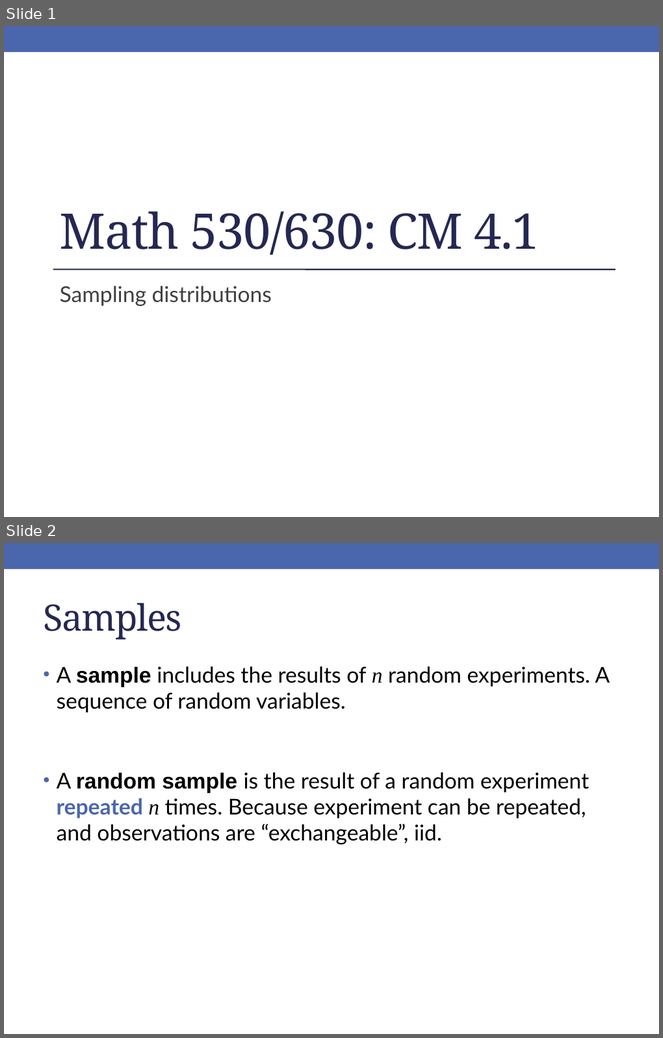
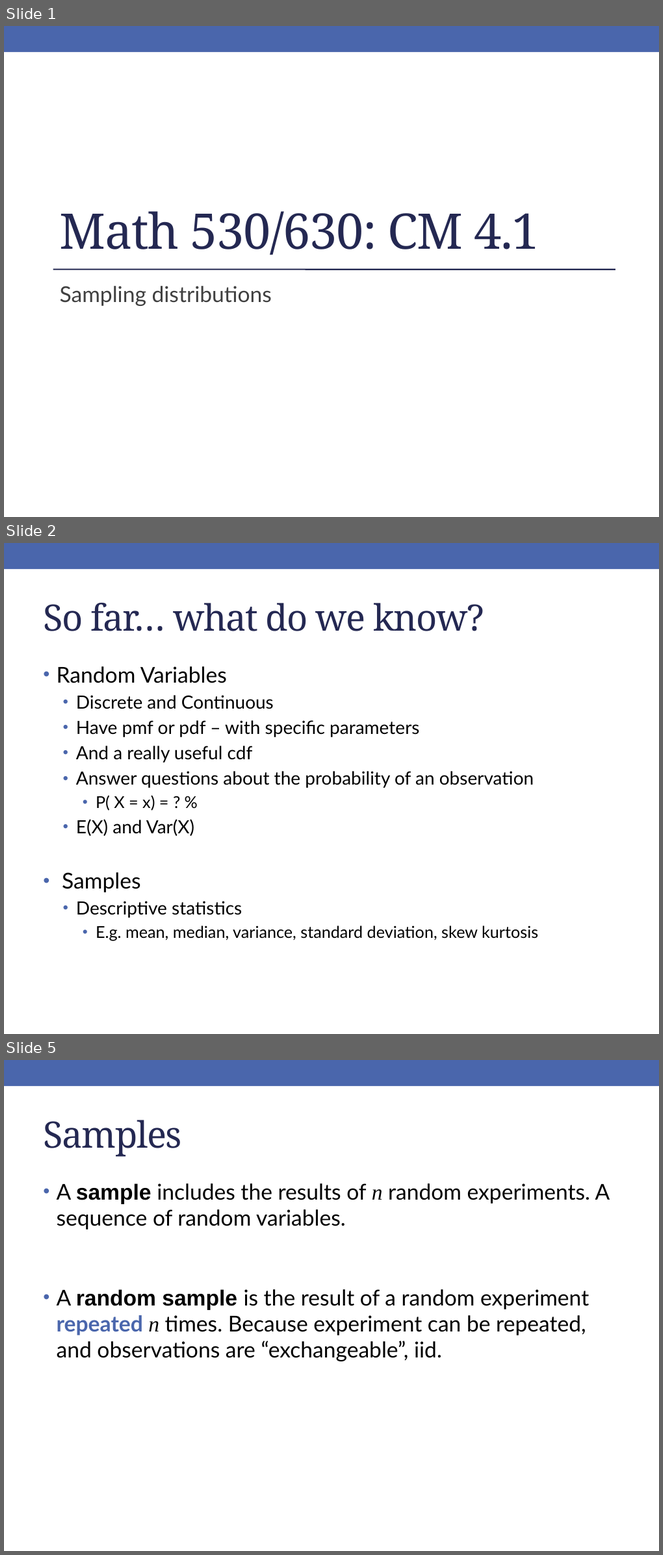
Before and after one commit to rebeccal/ohsu-math630, a slide deck: slides/cm041.pptx. Shown one above the other, each under a label of ours: slides 1 and 2 before the commit, slides 1, 2 and 5 after it; the slides between them are not shown. The pictures are 663x1038 and 663x1555 pixels, drawn with LibreOffice and Linux fonts; fonts in the diff are those of the drawing. Boxes give left, top, right and bottom in pixels: in the first picture for what was removed or moved away, otherwise in the second. Text is boxed around its words. In the diff, an @@ line names an element or a change of style, - is before the commit and + after.

```diff
--- a/slides/cm041.pptx
+++ b/slides/cm041.pptx
@@ slide 2 added at (4, 543, 659, 1034), background #FFFFFF; not listed: 1 template element that a slide beside it also shows @@
@@ title added at (43, 603, 484, 631), 40 pt, text #242852 @@
+So far… what do we know?
@@ text added at (57, 667, 538, 941), 20 pt, text #000000 @@
+• Random Variables
+  • Discrete and Continuous
+  • Have pmf or pdf – with specific parameters
+  • And a really useful cdf
+  • Answer questions about the probability of an observation
+    • P( X = x) = ? %
+  • E(X) and Var(X)
+• Samples
+  • Descriptive statistics
+    • E.g. mean, median, variance, standard deviation, skew kurtosis
@@ what was slide 2 is now slide 5 @@
```
Also in this commit, not shown: 3 slides changed, 5 other slides added, 3 slides removed, 6 other files.
